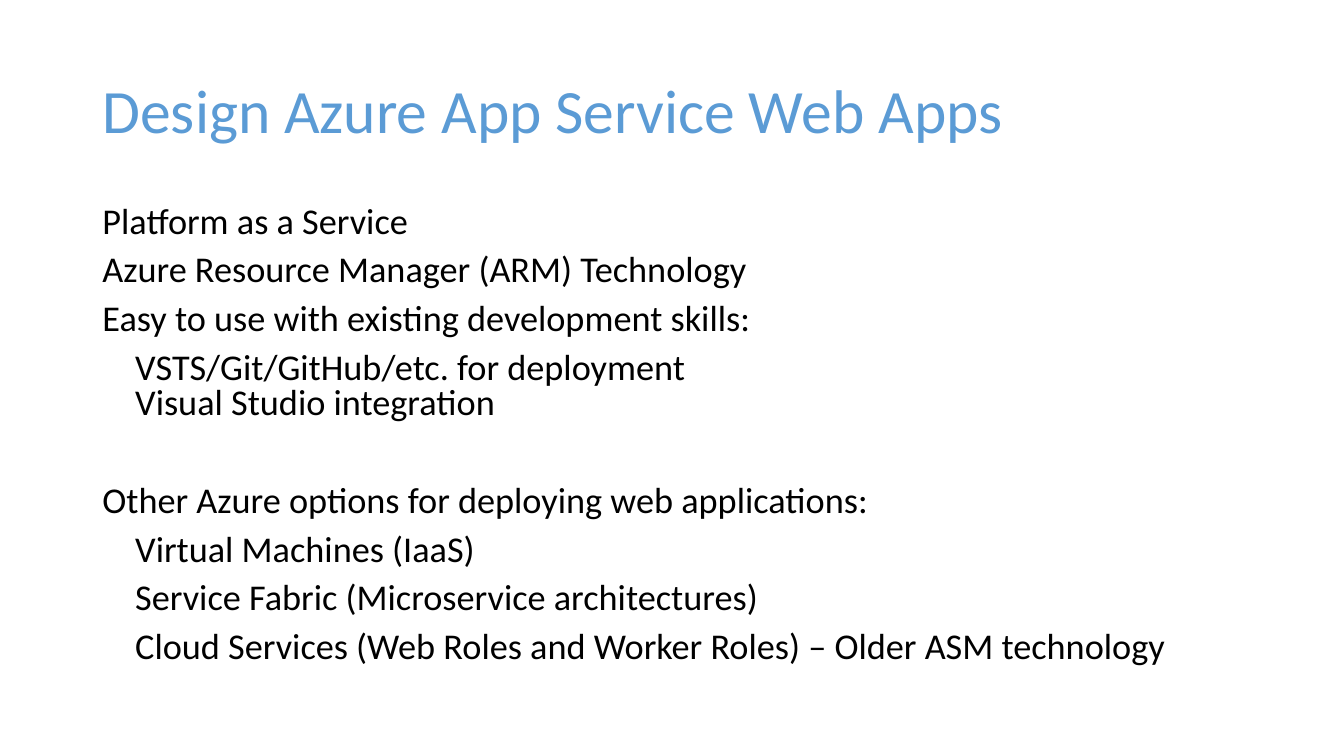
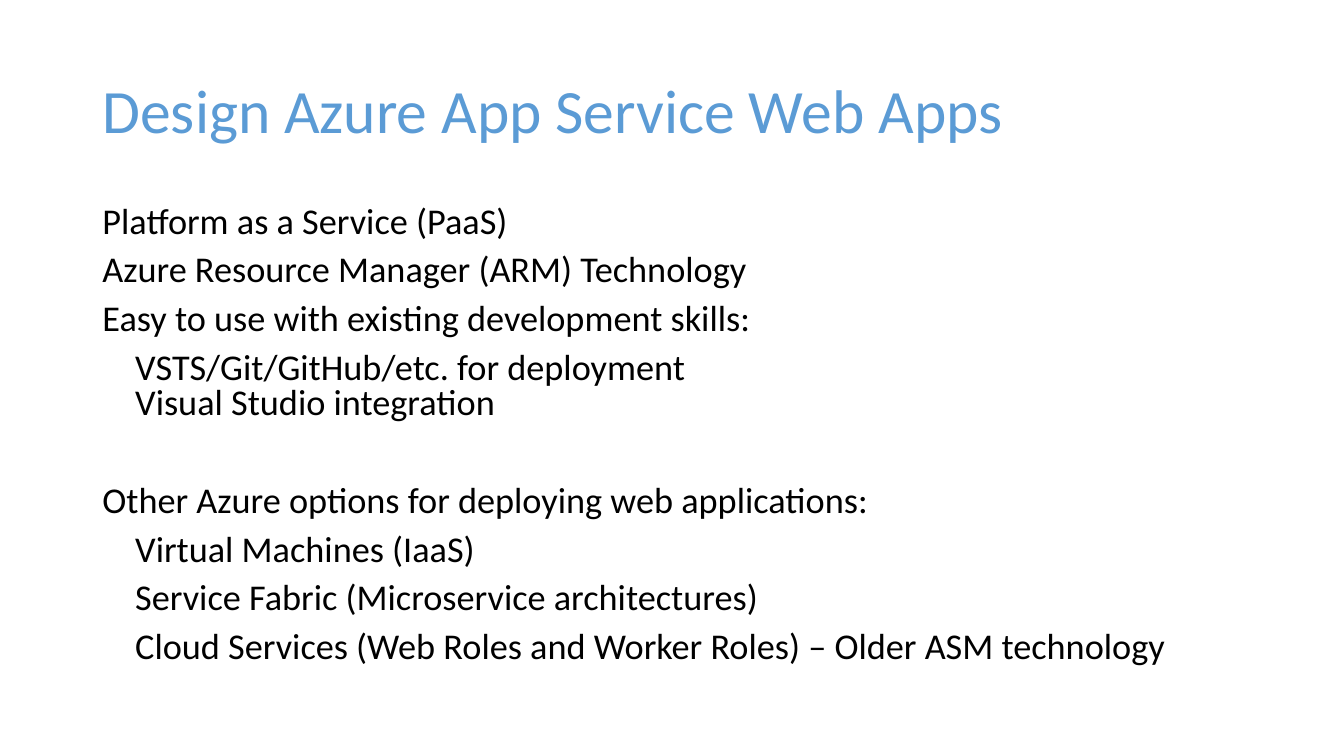
Before and after one commit to guruskill/70-534, a slide deck: slide 10 of Presentations/2017-10-Hartford/70-534-WebAndMobile.pptx (slide 12 before the commit). Drawn at 1344x756 pixels with LibreOffice and Linux fonts; fonts in the diff are those of the drawing. Boxes give left, top, right and bottom in pixels: in the first picture for what was removed or moved away, otherwise in the second. Text is boxed around its words. In the diff, an @@ line names an element or a change of style, - is before the commit and + after.

```diff
--- a/Presentations/2017-10-Hartford/70-534-WebAndMobile.pptx
+++ b/Presentations/2017-10-Hartford/70-534-WebAndMobile.pptx
@@ text at <box>102,207,507,239</box>: text changed @@
-Platform as a Service
+Platform as a Service (PaaS)
```
Also in this commit, not shown: 10 other slides changed, 2 slides removed, 29 other files.
